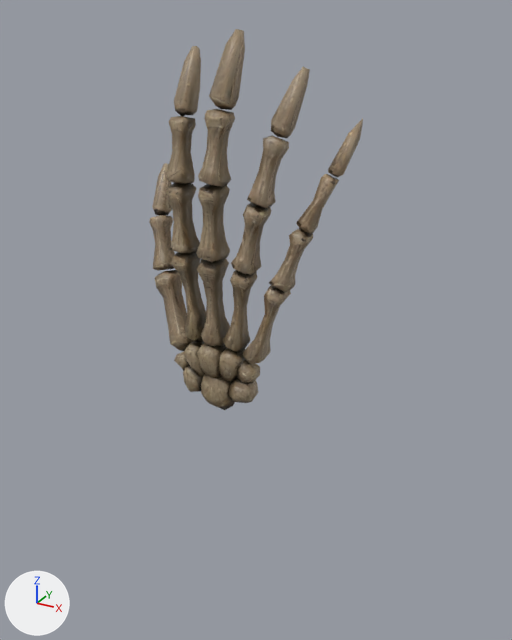
The glTF model public/models/bone-hand-right.glb as it was, and as the next commit left it.
Before and after are seen from a camera (50 mm lens) standing at (0.299, -0.474, 0.317) and looking at (0.019, 0.035, 0.062). Lighting does not change. The marker at lower left points along +X, +Y and +Z. The picture after the commit comes second. Where no turn or scale is listed for an object, it has been applied to the vertices.

The scene before the commit, as lines of its bpy script (objects in view):
```python
me_mesh_33 = bpy.data.meshes.new('Mesh_33')
me_mesh_33.from_pydata(...)  # 35 vertices, 66 faces; spans x -0.0098..0.0184, y -0.0138..0.0086, z -0.0024..0.0497
me_mesh_33.materials.append(mat_material_tripo_part_33)  # picture img_skeleton_forearms_3d_model_seperate_tripo_part_33_basecolor
me_mesh_53 = bpy.data.meshes.new('Mesh_53')
me_mesh_53.from_pydata(...)  # 23 vertices, 42 faces; spans x -0.0046..0.0215, y -0.0099..0.0107, z -0.0021..0.0421
me_mesh_53.materials.append(mat_material_tripo_part_53)  # picture img_skeleton_forearms_3d_model_seperate_tripo_part_53_basecolor
me_mesh_7 = bpy.data.meshes.new('Mesh_7')
me_mesh_7.from_pydata(...)  # 40 vertices, 76 faces; spans x -0.0094..0.0203, y -0.0158..0.0095, z -0.003..0.0564
me_mesh_7.materials.append(mat_material_tripo_part_7)  # picture img_skeleton_forearms_3d_model_seperate_tripo_part_7_basecolor
ob_finger_pinky_pip = bpy.data.objects.new('finger_pinky_pip', me_mesh_53)
ob_finger_pinky_pip.location = (0.083, -0.003, 0.165)
ob_finger_ring = bpy.data.objects.new('finger_ring', me_mesh_7)
ob_finger_ring.location = (0.036, -0.011, 0.129)
ob_finger_ring_pip = bpy.data.objects.new('finger_ring_pip', me_mesh_33)
ob_finger_ring_pip.location = (0.051, -0.014, 0.183)
# also in view: 'finger_index_dip' at (-0.023, 0.003, 0.266); 'finger_pinky_dip' at (0.105, 0.01, 0.225); 'finger_index' at (-0.024, -0.008, 0.161); 'palm_meta_middle' at (0.001, -0.005, 0.09); 'palm_meta_ring' at (0.027, -0.005, 0.087)
```
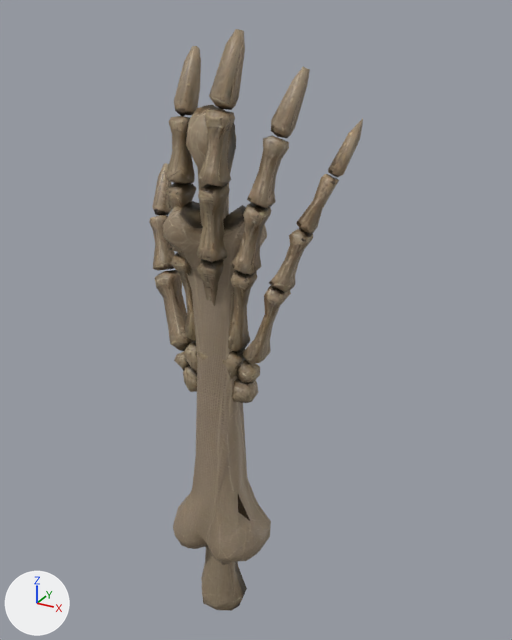
Commit message: The forearm is the same skeleton as the hand now

What the commit changed:
Picture 'skeleton_forearms_3d_model_seperate_tripo_part_16_basecolor' (img_skeleton_forearms_3d_model_seperate_tripo_part_16_basecolor) is new.
Picture 'skeleton_forearms_3d_model_seperate_tripo_part_5_basecolor' (img_skeleton_forearms_3d_model_seperate_tripo_part_5_basecolor) is new.
Picture 'skeleton_forearms_3d_model_seperate_tripo_part_13_basecolor' (img_skeleton_forearms_3d_model_seperate_tripo_part_13_basecolor) is new.
Material 'Material_tripo_part_16' (mat_material_tripo_part_16) is new.
Its texture is img_skeleton_forearms_3d_model_seperate_tripo_part_16_basecolor.
Material 'Material_tripo_part_5' (mat_material_tripo_part_5) is new.
Its texture is img_skeleton_forearms_3d_model_seperate_tripo_part_5_basecolor.
Material 'Material_tripo_part_13' (mat_material_tripo_part_13) is new.
Its texture is img_skeleton_forearms_3d_model_seperate_tripo_part_13_basecolor.
Mesh me_mesh_16 is new.
It has 64 vertices, 124 faces and spans x -0.015..0.016, y -0.015..0.017, z -0.25..0.25.
It uses material mat_material_tripo_part_16 (picture img_skeleton_forearms_3d_model_seperate_tripo_part_16_basecolor).
Mesh me_mesh_5 is new.
It has 79 vertices, 154 faces and spans x -0.025..0.025, y -0.022..0.02, z -0.25..0.25.
It uses material mat_material_tripo_part_5 (picture img_skeleton_forearms_3d_model_seperate_tripo_part_5_basecolor).
Mesh me_mesh_13 is new.
It has 141 vertices, 278 faces and spans x -0.049..0.048, y -0.036..0.043, z -0.175..0.175.
It uses material mat_material_tripo_part_13 (picture img_skeleton_forearms_3d_model_seperate_tripo_part_13_basecolor).
Object 'arm_ulna' (ob_arm_ulna) is new; it shows me_mesh_16.
Its location is (0.0, 0.0, 0.0).
Object 'arm_radius' (ob_arm_radius) is new; it shows me_mesh_5.
Its location is (0.0, 0.0, 0.0).
Object 'arm_humerus' (ob_arm_humerus) is new; it shows me_mesh_13.
Its location is (0.0, 0.0, 0.0).

Changed parts and their boxes (x1, y1, x2, y2) in the pictures (512 x 640 px):
'arm_humerus', added (brown): after (163, 201, 271, 565)
'arm_radius', added: after (186, 105, 247, 611)
'arm_ulna', added (mostly hidden): after (196, 105, 229, 214)
'palm_meta_middle', unchanged, covered by the edit: before (196, 258, 230, 346); after (196, 259, 224, 306)
'finger_index', unchanged, covered by the edit: before (166, 183, 200, 253); after (166, 183, 196, 253)
